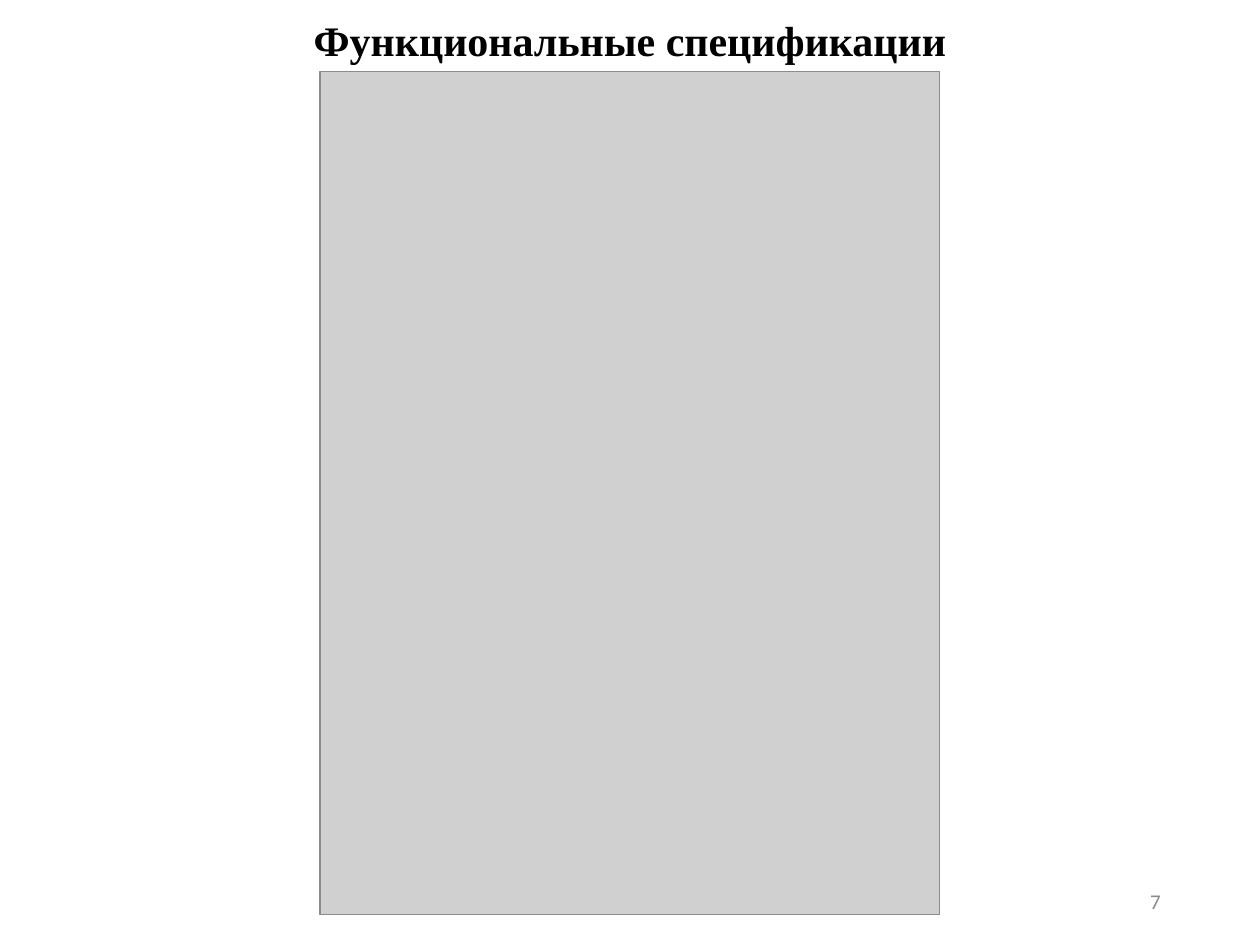
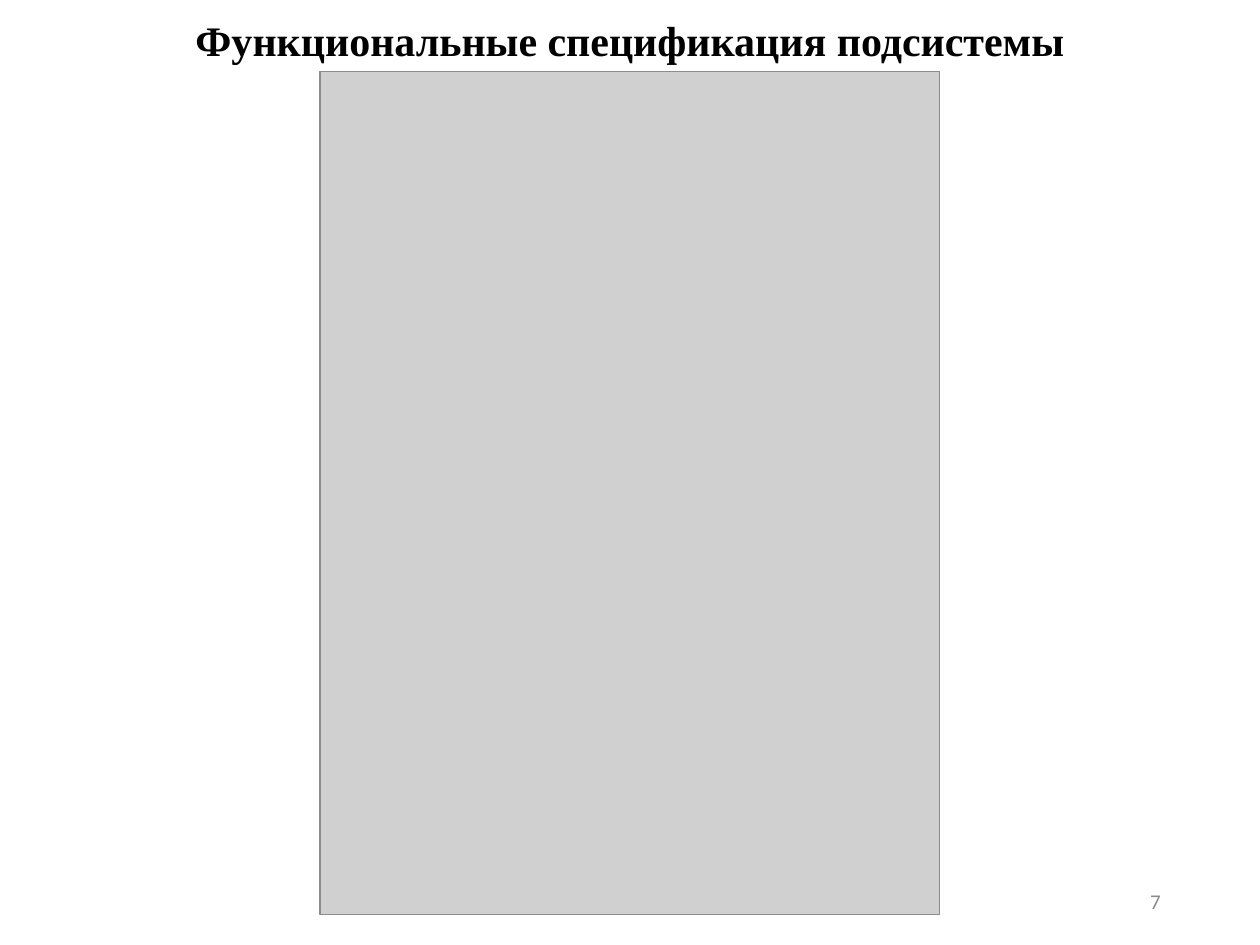
Before and after one commit to kuskas112/Labs, a slide deck: slide 7 of ВКР/ВКР_Василения_21ПГ.pptx. Drawn at 1260x945 pixels with LibreOffice and Linux fonts; fonts in the diff are those of the drawing; grey boxes stand for pictures. Boxes give left, top, right and bottom in pixels: in the first picture for what was removed or moved away, otherwise in the second. Text is boxed around its words. In the diff, an @@ line names an element or a change of style, - is before the commit and + after.

```diff
--- a/ВКР/ВКР_Василения_21ПГ.pptx
+++ b/ВКР/ВКР_Василения_21ПГ.pptx
@@ title at <box>195,27,1064,65</box>: text changed @@
-Функциональные спецификации
+Функциональные спецификация подсистемы
```
Also in this commit, not shown: 1 other slide changed, 10 slides added, 6 slides removed, 1 other file.
